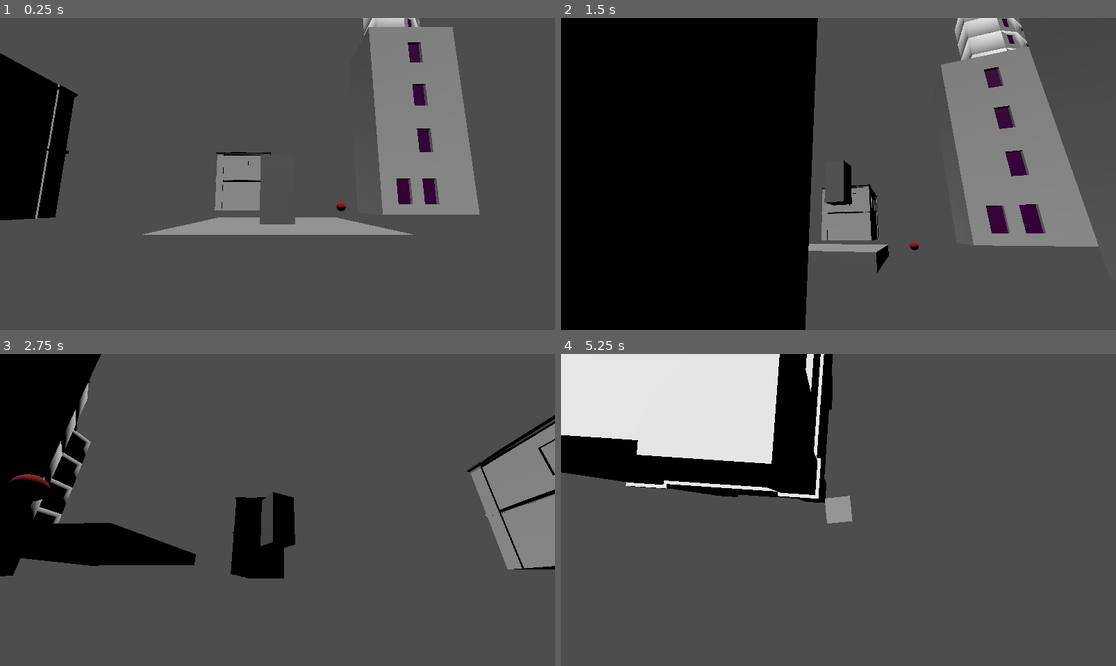
Above: before the commit, frames 1-4 (two rows, left to right).
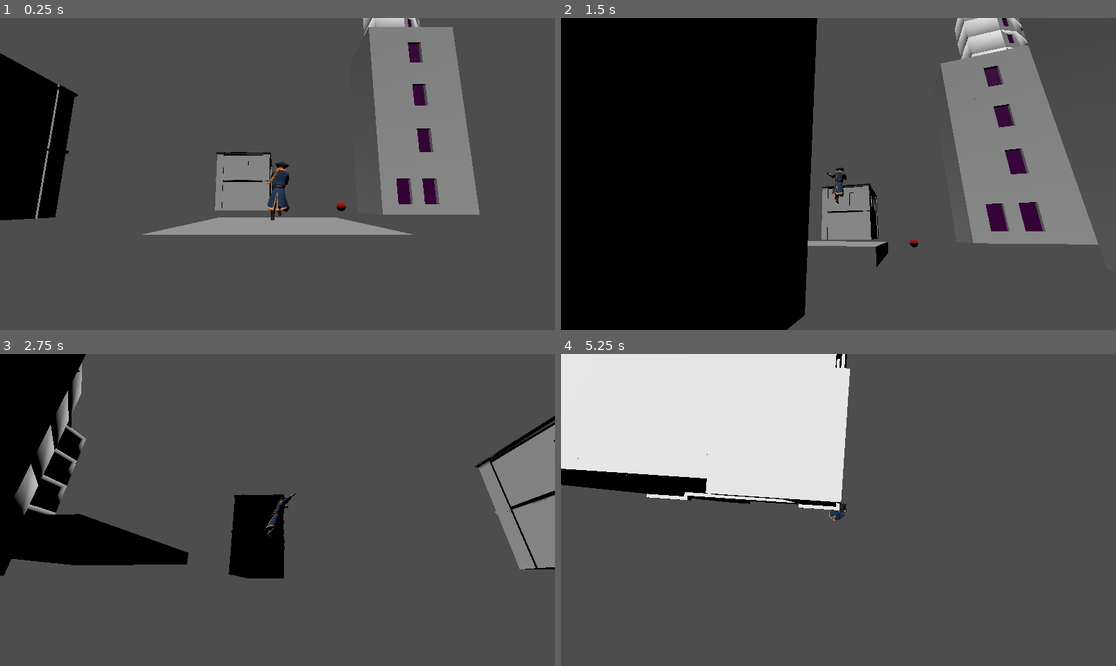
Above: after the commit, the same moments.

Repository: Paladinking/Trekorn
Game: Godot game, scene res://ScenesAndScripts/main.tscn
Two runs of this game, one before a commit and one after it. Both use one fixed random seed, a clock stepped at 60 frames per second and the inputs below.
Inputs (mouse positions are in pixels of both pictures, inside the frame that each line leads up to):
- Up to frame 1 (0.25 s): no input
- Up to frame 2 (1.5 s): tap Enter at 0.5 s; move the mouse to (866, 174) at 0.52 s; hold Space (jump) 0.53-1.28 s; hold W (go_forward) from 0.53 s (still down); move the mouse to (810, 174) at 1.27 s; tap Up (look_down) at 1.35 s
- Up to frame 3 (2.75 s): keep holding W (go_forward); tap Space (jump) at 1.52, 1.55, 1.82, 2.3 s; move the mouse to (288, 503) at 2.02 s; hold Left (look_left) from 2.03 s (still down)
- Up to frame 4 (5.25 s): keep holding W (go_forward); move the mouse to (832, 516) at 2.77 s; release Left (look_left) at 2.78 s; tap Right (look_right) at 2.85 s; tap Space (jump) at 3.02, 3.05, 3.32, 3.77, 3.8, 4.07, 4.52, 4.55, 4.82 s; move the mouse to (877, 513) at 3.52 s; hold Down (look_up) 3.53-4.28 s; move the mouse to (794, 506) at 4.27 s; click (794, 506) at 4.35 s; move the mouse to (844, 510) at 5.02 s; hold Alt (slow) from 5.03 s (still down)

The runs differ from the first frame. In frame 1, 0.9% of the frame differs, in the area x 46-54%, y 43-67%; in frame 2, 1.8%; in frame 3, 4.5%; in frame 4, 11%, in the area x 0-53%, y 0-55%.

Commit message:
epic model and animations

Diff:
--- a/ScenesAndScripts/Characters/main_character.tscn
+++ b/ScenesAndScripts/Characters/main_character.tscn
@@ -6,9 +6,12 @@
 [node name="main_character" instance=ExtResource("1_q8vd0")]
 
 [node name="Skeleton3D" parent="Skeleton" index="0"]
-bones/0/scale = Vector3(1, 1, 1)
-bones/1/rotation = Quaternion(3.12648e-14, 0, 1, -2.9619e-20)
+bones/0/position = Vector3(0, -1.11277e-05, -91.0867)
+bones/0/rotation = Quaternion(-0.458499, 0.418342, -0.479674, 0.620227)
+bones/1/rotation = Quaternion(3.37508e-14, 0, 1, -2.9689e-20)
 bones/2/rotation = Quaternion(-4.75258e-07, 2.07742e-14, 4.37114e-08, 1)
+bones/4/rotation = Quaternion(-1.18753e-08, -0.0956312, -4.71327e-08, 0.995417)
+bones/6/rotation = Quaternion(0.0019963, -0.0597439, -0.0218626, 0.997972)
 bones/7/rotation = Quaternion(0.0648886, 0.727194, -0.681283, 0.0532104)
 bones/8/rotation = Quaternion(-0.435916, 0.0367988, -0.0392592, 0.898377)
 bones/10/rotation = Quaternion(-0.199709, -0.166369, 0.0326293, 0.965077)
@@ -18,52 +21,81 @@
 bones/12/scale = Vector3(1, 1, 1)
 bones/13/rotation = Quaternion(0.278467, 0.0445324, 0.0508036, 0.958067)
 bones/14/rotation = Quaternion(-1.27743e-07, 2.18851e-07, 0.92388, 0.382683)
-bones/14/scale = Vector3(1, 1, 1)
-bones/15/rotation = Quaternion(0.247667, 0.662315, -0.172845, 0.685656)
-bones/15/scale = Vector3(1, 1, 1)
-bones/16/rotation = Quaternion(0.0892677, -0.0128281, 0.0316826, 0.995421)
-bones/16/scale = Vector3(1, 1, 1)
-bones/18/rotation = Quaternion(0.099045, 0.369643, -0.239117, 0.8924)
-bones/19/rotation = Quaternion(-0.183012, -3.741e-07, 0.183013, 0.965926)
+bones/15/rotation = Quaternion(-0.483931, 0.796392, -0.0764872, 0.35457)
+bones/16/rotation = Quaternion(0.0680278, 0.0592072, -0.732966, 0.674261)
+bones/18/rotation = Quaternion(0.0745876, 0.776455, -0.252985, 0.572322)
+bones/19/rotation = Quaternion(-0.0784589, 5.0664e-07, 4.62847e-07, 0.996917)
 bones/19/scale = Vector3(1, 1, 1)
-bones/21/rotation = Quaternion(-1.48509e-06, -4.14251e-07, 0.173648, 0.984808)
-bones/21/scale = Vector3(1, 1, 1)
-bones/22/rotation = Quaternion(1.40016e-06, -6.62648e-08, -0.173648, 0.984808)
-bones/24/rotation = Quaternion(-4.09454e-13, -1.78814e-07, -5.65372e-14, 1)
-bones/25/rotation = Quaternion(-1.48435e-06, -3.5813e-09, 0.0871554, 0.996195)
-bones/25/scale = Vector3(1, 1, 1)
-bones/27/rotation = Quaternion(2.71257e-15, -9.67769e-08, 3.95869e-08, 1)
+bones/20/rotation = Quaternion(-0.0784607, 1.00606e-07, -1.7801e-06, 0.996917)
+bones/21/rotation = Quaternion(-0.0531116, -0.0428757, 0.176025, 0.982016)
+bones/22/position = Vector3(2.72157e-05, -4.74627, -1.69608e-06)
+bones/22/rotation = Quaternion(-0.147967, -0.104882, -0.0918261, 0.979119)
+bones/23/rotation = Quaternion(-0.156435, -2.08262e-07, 5.76761e-08, 0.987688)
+bones/24/position = Vector3(3.52273e-06, -2.19998, -2.19866e-05)
+bones/24/rotation = Quaternion(-0.156435, -1.36302e-07, -4.30596e-08, 0.987688)
+bones/25/rotation = Quaternion(-0.0242369, -0.0217244, 0.0876954, 0.995615)
+bones/26/position = Vector3(4.52387e-05, -5.03251, 3.45814e-06)
+bones/26/rotation = Quaternion(-0.152128, -0.0586431, -0.0847537, 0.982973)
+bones/27/rotation = Quaternion(-0.156435, -4.47308e-08, -4.67596e-08, 0.987688)
+bones/28/position = Vector3(-1.98842e-06, -2.77316, -7.13768e-07)
+bones/28/rotation = Quaternion(-0.156435, -8.48638e-09, 6.60043e-09, 0.987688)
+bones/29/position = Vector3(-0.544718, -2.76742, 0.102983)
 bones/29/rotation = Quaternion(-1.42208e-06, -1.16469e-07, -3.61076e-07, 1)
-bones/33/rotation = Quaternion(-1.4128e-06, 4.39319e-07, -0.0871561, 0.996195)
-bones/33/scale = Vector3(1, 1, 1)
-bones/34/rotation = Quaternion(1.48886e-06, -1.31092e-06, 0.087156, 0.996195)
+bones/30/position = Vector3(3.16169e-05, -5.36495, 1.43858e-05)
+bones/30/rotation = Quaternion(-0.15626, -0.00736892, -0.0465265, 0.986592)
+bones/31/position = Vector3(-9.28382e-06, -4.69999, 1.22952e-05)
+bones/31/rotation = Quaternion(-0.156435, -2.21657e-08, -6.2822e-08, 0.987688)
+bones/32/position = Vector3(9.77604e-06, -3.09999, 1.49862e-05)
+bones/32/rotation = Quaternion(-0.156435, -7.11255e-08, -7.43428e-09, 0.987688)
+bones/33/rotation = Quaternion(0.000950211, 0.0108668, -0.0871505, 0.996135)
+bones/34/rotation = Quaternion(-0.156414, 0.0024571, 0.0155139, 0.987567)
+bones/35/position = Vector3(1.98702e-05, -4.49997, 1.313e-06)
+bones/35/rotation = Quaternion(-0.156435, 2.08488e-08, 1.89702e-08, 0.987688)
+bones/36/position = Vector3(1.0812e-05, -2.76848, 3.39406e-06)
+bones/36/rotation = Quaternion(-0.156435, 3.77173e-09, 5.65753e-09, 0.987688)
 bones/37/rotation = Quaternion(-1.32911e-07, -3.53742e-07, 0.92388, -0.382683)
-bones/37/scale = Vector3(1, 1, 1)
-bones/38/rotation = Quaternion(0.247666, -0.662314, 0.172846, 0.685657)
-bones/38/scale = Vector3(1, 1, 1)
-bones/39/rotation = Quaternion(0.0892678, 0.0128277, -0.031681, 0.995421)
-bones/39/scale = Vector3(1, 1, 1)
+bones/38/rotation = Quaternion(-0.298343, -0.624648, -0.421175, 0.58602)
+bones/39/rotation = Quaternion(0.0890277, -0.0143932, 0.266785, 0.959527)
 bones/40/rotation = Quaternion(-4.981e-08, 2.29501e-07, 0.0871558, 0.996195)
-bones/40/scale = Vector3(1, 1, 1)
-bones/41/rotation = Quaternion(-8.85352e-07, 5.02336e-07, -0.173648, 0.984808)
-bones/42/rotation = Quaternion(7.44292e-07, 3.13592e-07, 0.173648, 0.984808)
+bones/41/rotation = Quaternion(-0.0531113, 0.0428755, -0.176024, 0.982017)
+bones/42/position = Vector3(-3.29837e-05, -4.7463, 1.33311e-05)
+bones/42/rotation = Quaternion(-0.147968, 0.104883, 0.0918254, 0.979119)
 bones/42/scale = Vector3(1, 1, 1)
-bones/44/rotation = Quaternion(-1.10134e-13, 2.54681e-07, 4.33495e-07, 1)
-bones/45/rotation = Quaternion(-1.19782e-06, -7.62822e-08, -0.0871553, 0.996195)
-bones/46/rotation = Quaternion(1.3413e-06, -1.53191e-06, 0.0871552, 0.996195)
-bones/53/rotation = Quaternion(-2.98451e-07, -3.15208e-07, 0.0871561, 0.996195)
-bones/54/rotation = Quaternion(2.04663e-07, -7.88518e-07, -0.0871563, 0.996195)
+bones/43/position = Vector3(-3.76545e-06, -3.5, 1.53647e-05)
+bones/43/rotation = Quaternion(-0.156435, -2.74067e-07, -1.13382e-07, 0.987688)
+bones/44/rotation = Quaternion(-0.156435, 8.09526e-08, 3.97279e-07, 0.987688)
+bones/45/rotation = Quaternion(-0.024237, 0.0217241, -0.0876954, 0.995615)
+bones/46/position = Vector3(-3.39024e-05, -5.03251, 2.90177e-05)
+bones/46/rotation = Quaternion(-0.152128, 0.0586432, 0.0847535, 0.982972)
+bones/47/position = Vector3(7.65248e-07, -4.30001, -1.48553e-05)
+bones/47/rotation = Quaternion(-0.156434, -4.57142e-07, -4.68864e-08, 0.987688)
+bones/48/rotation = Quaternion(-0.156435, 1.16618e-08, 2.61919e-08, 0.987688)
+bones/50/position = Vector3(-2.89884e-05, -5.36495, 3.87725e-07)
+bones/50/rotation = Quaternion(-0.15626, 0.0073689, 0.0465265, 0.986592)
+bones/51/position = Vector3(5.96382e-07, -4.69998, -2.77486e-05)
+bones/51/rotation = Quaternion(-0.156435, -1.78721e-07, 4.59301e-09, 0.987688)
+bones/52/rotation = Quaternion(-0.156435, 1.08756e-07, 2.44083e-08, 0.987688)
+bones/53/rotation = Quaternion(0.000950637, -0.0108669, 0.0871505, 0.996135)
+bones/54/position = Vector3(-2.88154e-05, -5.41382, -1.64479e-05)
+bones/54/rotation = Quaternion(-0.156415, -0.00245694, -0.015514, 0.987566)
 bones/54/scale = Vector3(1, 1, 1)
-bones/57/rotation = Quaternion(0.0990443, -0.369643, 0.239117, 0.8924)
-bones/57/scale = Vector3(1, 1, 1)
-bones/58/rotation = Quaternion(-0.183012, 4.14596e-07, -0.183014, 0.965926)
-bones/58/scale = Vector3(1, 1, 1)
-bones/60/rotation = Quaternion(3.9025e-09, 0.707107, 3.9025e-09, 0.707107)
+bones/55/rotation = Quaternion(-0.156435, -9.01299e-08, 8.9306e-09, 0.987688)
+bones/56/rotation = Quaternion(-0.156435, 9.33173e-08, 5.1491e-08, 0.987688)
+bones/57/rotation = Quaternion(0.0745867, -0.776455, 0.252986, 0.572322)
+bones/58/position = Vector3(1.13952e-05, -3.98912, 5.23436e-06)
+bones/58/rotation = Quaternion(-0.0784585, -6.44475e-07, -1.03627e-06, 0.996917)
+bones/59/rotation = Quaternion(-0.0784591, 1.60386e-07, 1.87729e-07, 0.996917)
+bones/60/rotation = Quaternion(-0.0222023, 0.515667, -0.234773, 0.823697)
+bones/61/rotation = Quaternion(6.6423e-07, -2.95719e-08, 0.818832, 0.574034)
 bones/62/rotation = Quaternion(0.5, 0.5, -0.5, 0.5)
-bones/64/rotation = Quaternion(3.9025e-09, -0.707107, -3.9025e-09, 0.707107)
+bones/63/rotation = Quaternion(-0.11677, -8.20298e-05, -0.000698433, 0.993159)
+bones/64/rotation = Quaternion(-0.211422, -0.56344, 0.216731, 0.768677)
+bones/65/rotation = Quaternion(1.14878e-05, 3.83762e-06, -0.283334, 0.959021)
+bones/66/rotation = Quaternion(0.516372, -0.494338, 0.502258, 0.486546)
+bones/67/rotation = Quaternion(0.0305498, 0.000133614, -0.00437055, 0.999524)
 
 [node name="Rokoko Video Character_001_Skeleton_Skeleton3D#Skeleton_Skeleton3D#Jigglebone" type="Node3D" parent="Skeleton/Skeleton3D" index="1"]
-transform = Transform3D(-0.00214315, -0.00746947, -0.006126, 0.00120355, -0.00643251, 0.00742215, -0.00958501, 0.00086243, 0.0023017, 0.986213, 1.92261, -0.14557)
+transform = Transform3D(-0.00789316, -0.00612946, 0.000357499, 0.00523682, -0.00641685, 0.00560354, -0.00320526, 0.00461018, 0.00827481, 0.951158, 1.99743, 0.036274)
 top_level = true
 script = ExtResource("2_1insv")
 bone_name = "scarf2"
@@ -74,7 +106,7 @@
 forward_axis = 4
 
 [node name="Rokoko Video Character_001_Skeleton_Skeleton3D#Skeleton_Skeleton3D#Jigglebone2" type="Node3D" parent="Skeleton/Skeleton3D" index="2"]
-transform = Transform3D(-0.00345462, -0.00723895, -0.00579459, 0.00348824, -0.00674402, 0.00634542, -0.00859138, 0.000172618, 0.00490636, 0.914609, 1.86105, -0.137226)
+transform = Transform3D(-0.00625145, -0.00780457, -8.97128e-05, 0.00778126, -0.00624093, 0.000708978, -0.000609316, 0.000373406, 0.00997443, 0.892653, 1.93506, 0.069497)
 top_level = true
 script = ExtResource("2_1insv")
 bone_name = "scarf3"
@@ -85,7 +117,7 @@
 forward_axis = 4
 
 [node name="Rokoko Video Character_001_Skeleton_Skeleton3D#Skeleton_Skeleton3D#Jigglebone3" type="Node3D" parent="Skeleton/Skeleton3D" index="3"]
-transform = Transform3D(-0.00491438, -0.00700075, -0.00497517, 0.00583248, -0.00692797, 0.0039874, -0.00630436, -0.000952187, 0.00756718, 0.788381, 1.92042, -0.137254)
+transform = Transform3D(-0.00557935, -0.00829254, 0.000323216, 0.00773431, -0.00533706, -0.00341997, 0.00300853, -0.00165814, 0.00939145, 0.761871, 1.99584, 0.0454223)
 top_level = true
 script = ExtResource("2_1insv")
 bone_name = "scarf4"
@@ -96,7 +128,7 @@
 forward_axis = 4
 
 [node name="Rokoko Video Character_001_Skeleton_Skeleton3D#Skeleton_Skeleton3D#Jigglebone4" type="Node3D" parent="Skeleton/Skeleton3D" index="4"]
-transform = Transform3D(-0.00222576, -0.00874615, -0.00405768, 0.00359196, -0.00461681, 0.00798103, -0.0089475, 0.000322268, 0.00421335, 0.674884, 1.84105, -0.182485)
+transform = Transform3D(-0.00510276, -0.00857555, 0.000649311, 0.00849627, -0.0049098, 0.00192541, -0.00133235, 0.00153416, 0.00979138, 0.601183, 1.96887, -0.0964525)
 top_level = true
 script = ExtResource("2_1insv")
 bone_name = "scarf5"
@@ -106,7 +138,7 @@
 forward_axis = 4
 
 [node name="Rokoko Video Character_001_Skeleton_Skeleton3D#Skeleton_Skeleton3D#Jigglebone5" type="Node3D" parent="Skeleton/Skeleton3D" index="5"]
-transform = Transform3D(-0.00228471, -0.00871596, -0.00408975, 0.00379923, -0.00467841, 0.00784808, -0.00884646, 0.000241807, 0.00442669, 0.532219, 1.77411, -0.169009)
+transform = Transform3D(-0.00504918, -0.00860271, 0.000706398, 0.00856049, -0.00488586, 0.00168712, -0.00110624, 0.00145657, 0.0098313, 0.46712, 1.88853, -0.0639014)
 top_level = true
 script = ExtResource("2_1insv")
 bone_name = "scarf6"
@@ -116,7 +148,7 @@
 forward_axis = 4
 
 [node name="Rokoko Video Character_001_Skeleton_Skeleton3D#Skeleton_Skeleton3D#Jigglebone6" type="Node3D" parent="Skeleton/Skeleton3D" index="6"]
-transform = Transform3D(-0.00309194, -0.00935673, 0.000897496, 0.00274418, 5.09395e-06, 0.00950702, -0.00899018, 0.00321956, 0.00259327, 0.467025, 1.23007, -0.466819)
+transform = Transform3D(-0.00609213, -0.0064532, 0.00460891, 0.00779072, -0.00378569, 0.00499732, -0.00148008, 0.00663511, 0.0073338, 0.121635, 1.70322, -0.562065)
 top_level = true
 script = ExtResource("2_1insv")
 bone_name = "scarf7"
--- a/ScenesAndScripts/Characters/player.gd
+++ b/ScenesAndScripts/Characters/player.gd
@@ -40,6 +40,8 @@
 	$Camera.position = Vector3(sin(camera_angle_y), camera_angle_x, cos(camera_angle_y)) * CAMERA_MAX_DISTANCE
 	$Camera.look_at(global_position + camera_target_position)
 	$CameraRay.target_position = $Camera.position
+	$Model/AnimationPlayer.play("run")
+	$Model/AnimationPlayer.pause()
 
 
 func _physics_process(delta):
@@ -67,6 +69,8 @@
 
 	if Input.is_action_just_pressed("jump"):
 		if is_on_floor():
+			$Model/AnimationPlayer.stop(true)
+			$Model/AnimationPlayer.play("running_jump")
 			jump_time = MAX_JUMP_TIME
 			velocity.y = JUMP_VELOCITY
 		else:
@@ -75,6 +79,8 @@
 		jump_press_time -= delta
 
 	if wall_jump_time > 0 and jump_press_time > 0:
+		$Model/AnimationPlayer.stop(true)
+		$Model/AnimationPlayer.play("wall_jump")
 		wall_jump_time = 0
 		jump_press_time = 0
 		jump_time = MAX_JUMP_TIME
@@ -87,9 +93,6 @@
 		if not shoulder_cam:
 			$Model.rotation.y = -Vector3(velocity.x, 0, velocity.z).signed_angle_to(Vector3.RIGHT, Vector3.UP)
 
-	if not is_on_floor():
-		velocity.y -= gravity * delta
-
 	if jump_time > 0.0:
 		if Input.is_action_pressed("jump"):
 			jump_time -= delta
@@ -101,6 +104,13 @@
 			jump_time = 0.0
 			if velocity.y > 0:
 				velocity.y *= 0.5
+
+	if is_on_floor():
+		if velocity.y == 0 and not velocity.is_zero_approx():
+			$Model/AnimationPlayer.play("run")
+	else:
+		#$Model/AnimationPlayer.pause()
+		velocity.y -= gravity * delta
 
 	move_and_slide()
 
--- a/ScenesAndScripts/Characters/player.tscn
+++ b/ScenesAndScripts/Characters/player.tscn
@@ -1,8 +1,10 @@
-[gd_scene load_steps=3 format=3 uid="uid://f0imj174l2fx"]
+[gd_scene load_steps=4 format=3 uid="uid://f0imj174l2fx"]
 
 [ext_resource type="Script" path="res://ScenesAndScripts/Characters/player.gd" id="1_pmtne"]
+[ext_resource type="PackedScene" uid="uid://c4obqn0n00js2" path="res://ScenesAndScripts/Characters/main_character.tscn" id="2_5rm6l"]
 
 [sub_resource type="CapsuleShape3D" id="CapsuleShape3D_obfn4"]
+radius = 0.25
 
 [node name="Player" type="CharacterBody3D"]
 script = ExtResource("1_pmtne")
@@ -11,8 +13,9 @@
 transform = Transform3D(1, 0, 0, 0, 1, 0, 0, 0, 1, 0, 1, 0)
 shape = SubResource("CapsuleShape3D_obfn4")
 
-[node name="Model" type="CSGBox3D" parent="."]
+[node name="CSGModel" type="CSGBox3D" parent="."]
 transform = Transform3D(1, 0, 0, 0, 1, 0, 0, 0, 1, 0, 1, 0)
+visible = false
 size = Vector3(1, 2, 1)
 
 [node name="Camera" type="Camera3D" parent="."]
@@ -21,3 +24,6 @@
 
 [node name="CameraRay" type="RayCast3D" parent="."]
 transform = Transform3D(1, 0, 0, 0, 1, 0, 0, 0, 1, 0, 1.5, 0)
+
+[node name="Model" parent="." instance=ExtResource("2_5rm6l")]
+transform = Transform3D(1, 0, 0, 0, 1, 0, 0, 0, 1, 0.0422084, 0, 0)
